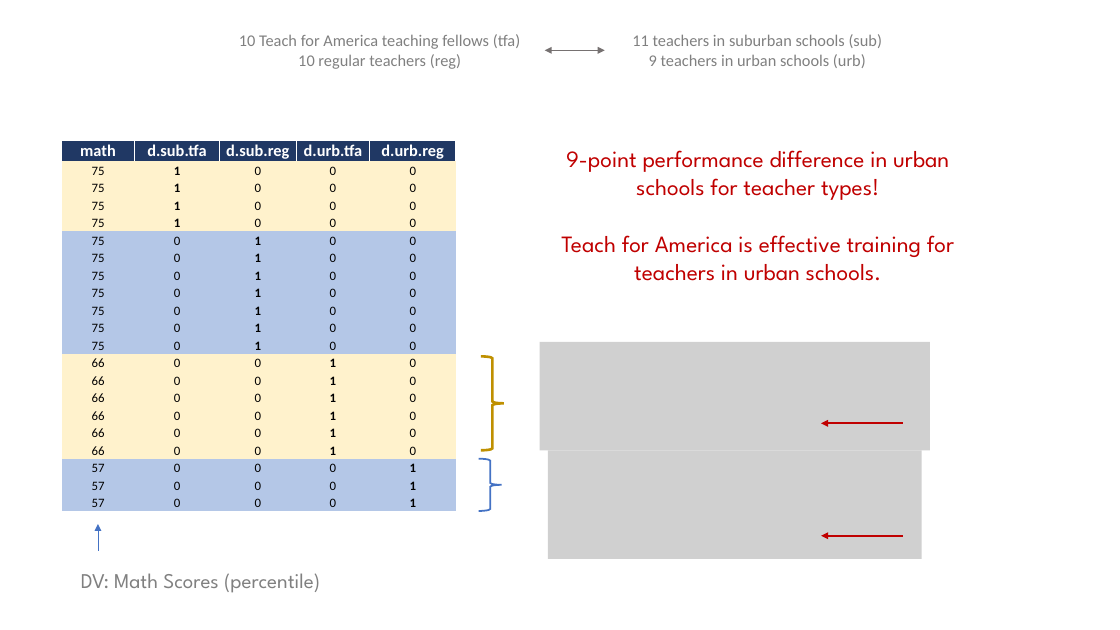
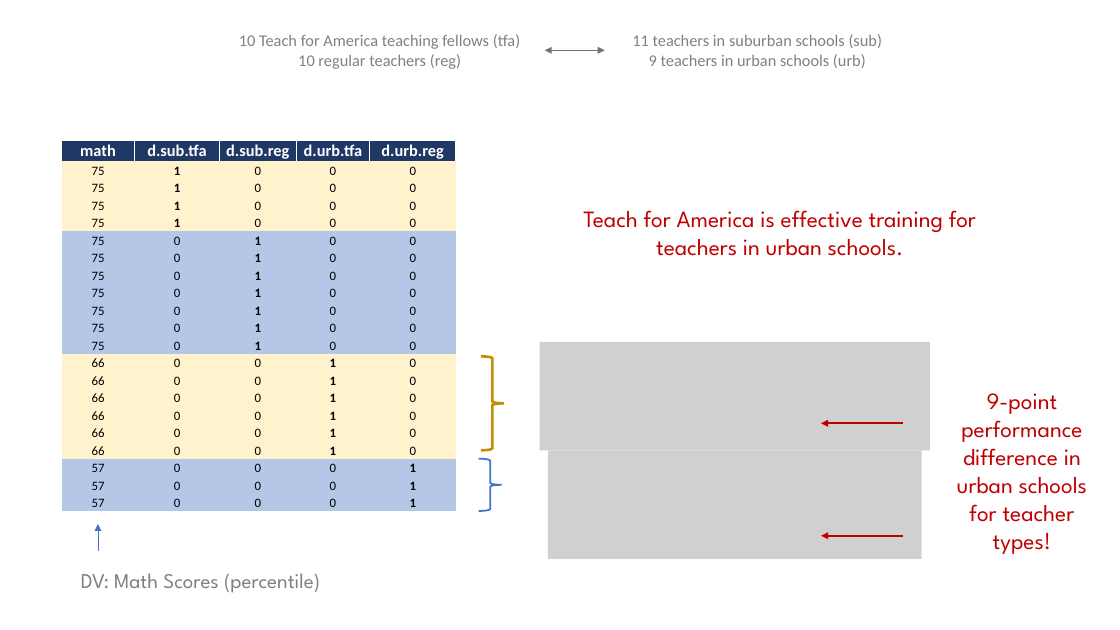
Before and after one commit to DS4PS/cpp-523-spr-2020, a slide deck: slide 8 of lectures/hypotheses-tests-with-dummy-variables.pptx. Drawn at 1120x630 pixels with LibreOffice and Linux fonts; fonts in the diff are those of the drawing; grey boxes stand for pictures. Boxes give left, top, right and bottom in pixels: in the first picture for what was removed or moved away, otherwise in the second. Text is boxed around its words. In the diff, an @@ line names an element or a change of style, - is before the commit and + after.

Commit message:
slides

```diff
--- a/lectures/hypotheses-tests-with-dummy-variables.pptx
+++ b/lectures/hypotheses-tests-with-dummy-variables.pptx
@@ text at (566, 150, 949, 200): paragraph removed @@
-9-point performance difference in urban schools for teacher types!
@@ text "Teach for America is effective ...": place and size @@
-text "Teach for America is effective ..." at (561, 150, 954, 281)
+text "Teach for America is effective ..." at (583, 210, 976, 256)
@@ text added at (957, 393, 1088, 554), 20 pt, text #C00000 @@
+9-point performance difference in urban schools for teacher types!
```
Also in this commit, not shown: 2 other slides changed, 1 other file.
